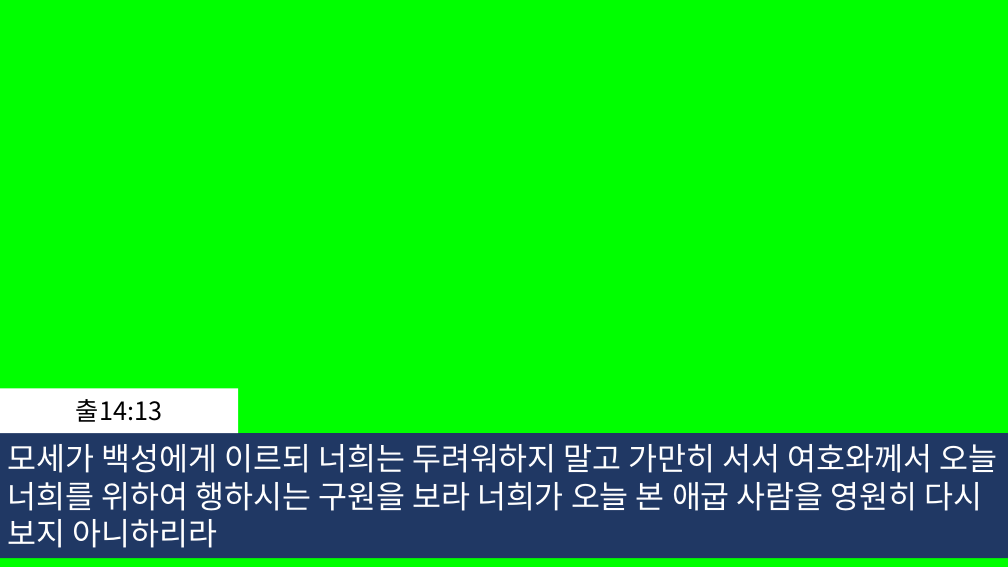
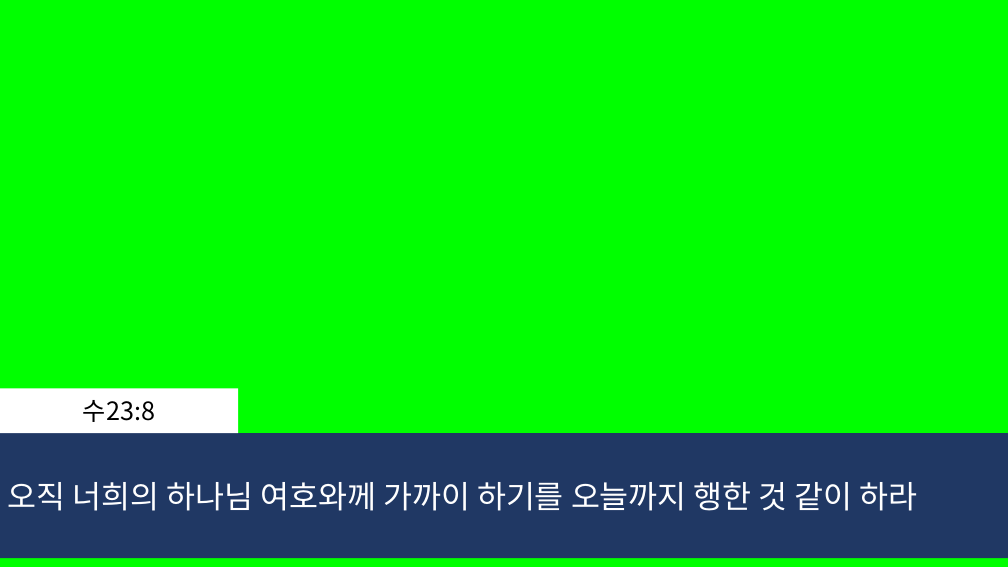
Before and after one commit to whizsavvy/evergreen_church, a slide deck: slide 90 of 2026-03-14_늘푸른교회_.pptx (slide 98 before the commit). Drawn at 1008x567 pixels with LibreOffice and Linux fonts; fonts in the diff are those of the drawing. Boxes give left, top, right and bottom in pixels: in the first picture for what was removed or moved away, otherwise in the second. Text is boxed around its words. In the diff, an @@ line names an element or a change of style, - is before the commit and + after.

```diff
--- a/2026-03-14_늘푸른교회_.pptx
+++ b/2026-03-14_늘푸른교회_.pptx
@@ text in rectangle at (83,400,155,422): text changed @@
-출14:13
+수23:8
@@ text in rectangle at (7,482,918,511): text changed @@
-모세가 백성에게 이르되 너희는 두려워하지 말고 가만히 서서 여호와께서 오늘
-너희를 위하여 행하시는 구원을 보라 너희가 오늘 본 애굽 사람을 영원히 다시
-보지 아니하리라
+오직 너희의 하나님 여호와께 가까이 하기를 오늘까지 행한 것 같이 하라
```
Also in this commit, not shown: 13 other slides changed, 9 slides added, 7 slides removed.
